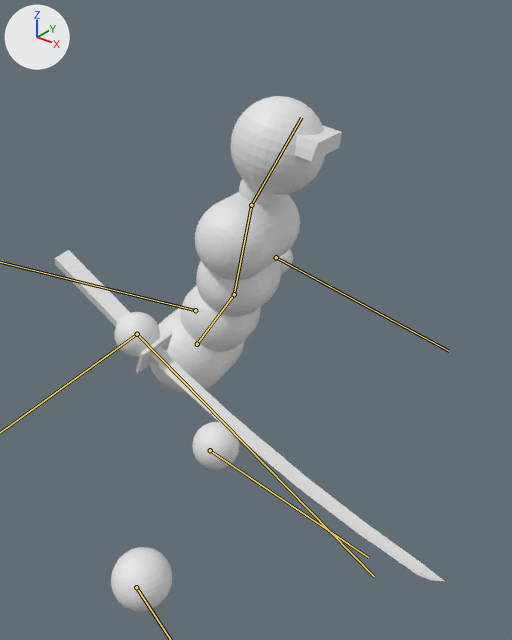
The glTF model assets/models/simple_combat_char.glb as it was, and as the next commit left it.
Camera for both pictures: a 50 mm camera at (1.413, -1.295, 1.863) aimed at (0.138, 0.299, 0.875). Every picture has the same lights, and +X, +Y and +Z are marked at upper left. Both versions are drawn at frame 1 of the action 'Hurt_guard'; the numbers are the values there. The bones that change are drawn over the model as lines.

Names of what the first picture shows: 'Body', 'Sword'.
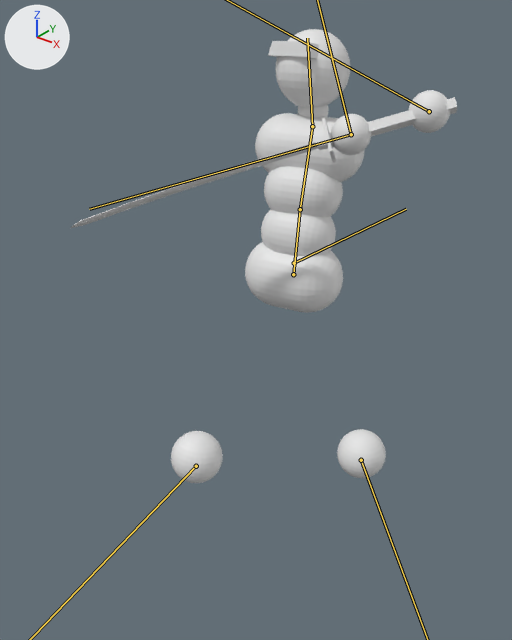
The change, as a diff of the scene's bpy script:
```diff
--- a/assets/models/simple_combat_char.glb.py
+++ b/assets/models/simple_combat_char.glb.py
@@ bone_root_bone @@
 bone_root_bone = bpy.data.objects['Armature'].pose.bones['Root bone']
-bone_root_bone.location = (0.0, 0.146, 0.0)
-bone_root_bone.rotation_quaternion = (0.642, 0.0, 0.0, 0.755)  # degrees (0, 0, 99)
+bone_root_bone.location = (0.0, 0.672, 0.0)
+bone_root_bone.rotation_quaternion = (1.0, 0.0, 0.0, 0.0)  # degrees (0, 0, 0)
@@ bone_lower_back @@
 bone_lower_back = bpy.data.objects['Armature'].pose.bones['Lower back']  # child of 'Root bone'
-bone_lower_back.location = (0.0, -0.118, -0.012)
-bone_lower_back.rotation_quaternion = (0.967, -0.247, 0.044, 0.018)  # degrees (-29, 5, 1)
+bone_lower_back.location = (0.0, -0.044, -0.005)
+bone_lower_back.rotation_quaternion = (-0.984, -0.128, -0.104, -0.005)  # degrees (15, 12, 2)
@@ bone_upper_back @@
 bone_upper_back = bpy.data.objects['Armature'].pose.bones['Upper back']  # child of 'Lower back'
-bone_upper_back.rotation_quaternion = (0.997, 0.076, -0.023, -0.009)  # degrees (9, -3, -1)
+bone_upper_back.rotation_quaternion = (0.997, -0.024, 0.066, -0.016)  # degrees (-3, 7, -2)
@@ bone_head @@
 bone_head = bpy.data.objects['Armature'].pose.bones['Head']  # child of 'Upper back'
-bone_head.rotation_quaternion = (0.998, 0.06, -0.014, -0.01)  # degrees (7, -2, -1)
+bone_head.rotation_quaternion = (0.975, 0.0, -0.212, -0.058)  # degrees (1, -24, -7)
@@ bone_hand_l @@
 bone_hand_l = bpy.data.objects['Armature'].pose.bones['Hand.L']  # child of 'Root bone'
-bone_hand_l.location = (-0.437, -0.262, -0.017)
-bone_hand_l.rotation_quaternion = (0.869, -0.407, 0.145, 0.239)  # degrees (-46, 27, 19)
+bone_hand_l.location = (0.118, -0.265, 0.046)
+bone_hand_l.rotation_quaternion = (-0.639, 0.738, 0.096, 0.187)  # degrees (-97, -24, -6)
@@ bone_foot_l @@
 bone_foot_l = bpy.data.objects['Armature'].pose.bones['Foot.L']  # child of 'Root bone'
-bone_foot_l.location = (-0.02, -0.101, 0.311)
-bone_foot_l.rotation_quaternion = (0.988, -0.007, 0.085, 0.106)  # degrees (0, 10, 12)
+bone_foot_l.location = (-0.032, -0.095, 0.171)
+bone_foot_l.rotation_quaternion = (0.963, 0.242, -0.107, -0.014)  # degrees (29, -12, -5)
@@ bone_hand_r @@
 bone_hand_r = bpy.data.objects['Armature'].pose.bones['Hand.R']  # child of 'Root bone'
-bone_hand_r.location = (-0.386, -0.379, 0.024)
-bone_hand_r.rotation_quaternion = (0.947, -0.077, -0.266, 0.149)  # degrees (-15, -29, 22)
+bone_hand_r.location = (0.05, -1.006, 0.093)
+bone_hand_r.rotation_quaternion = (0.304, -0.002, -0.479, -0.823)  # degrees (56, -17, -148)
@@ bone_foot_r @@
 bone_foot_r = bpy.data.objects['Armature'].pose.bones['Foot.R']  # child of 'Root bone'
-bone_foot_r.location = (-0.037, 0.058, 0.221)
-bone_foot_r.rotation_quaternion = (0.999, -0.03, -0.01, 0.002)  # degrees (-3, -1, 0)
+bone_foot_r.location = (-0.242, 0.299, -0.148)
+bone_foot_r.rotation_quaternion = (0.963, -0.23, -0.068, 0.11)  # degrees (-27, -5, 14)
@@ bone_sword_attachment @@
 bone_sword_attachment = bpy.data.objects['Armature'].pose.bones['Sword attachment']  # child of 'Root bone'
-bone_sword_attachment.location = (0.379, 0.024, 0.386)
-bone_sword_attachment.rotation_quaternion = (0.947, 0.266, 0.149, 0.077)  # degrees (33, 14, 13)
+bone_sword_attachment.location = (1.006, 0.093, -0.05)
+bone_sword_attachment.rotation_quaternion = (0.304, 0.479, -0.823, 0.002)  # degrees (-20, -150, 66)
```

Where the change shows, as pixel boxes [x1, y1, x2, y2] in the pictures (512 x 640 px):
'Body', posed (21% wider, 12% shorter)
    before: [111, 96, 342, 611]
    after: [171, 29, 450, 483]
'Sword', posed (60% shorter)
    before: [55, 250, 444, 581]
    after: [71, 97, 457, 228]
bone 'Root bone', root to tip
    before: (195, 310) to (0, 262)
    after: (294, 263) to (406, 209)
bone 'Lower back', root to tip
    before: (197, 344) to (234, 294)
    after: (293, 274) to (300, 209)
bone 'Upper back', root to tip
    before: (234, 294) to (251, 205)
    after: (300, 209) to (312, 126)
bone 'Head', root to tip
    before: (251, 205) to (301, 117)
    after: (312, 126) to (307, 38)
bone 'Sword attachment', root to tip
    before: (137, 334) to (374, 576)
    after: (351, 134) to (89, 209)
